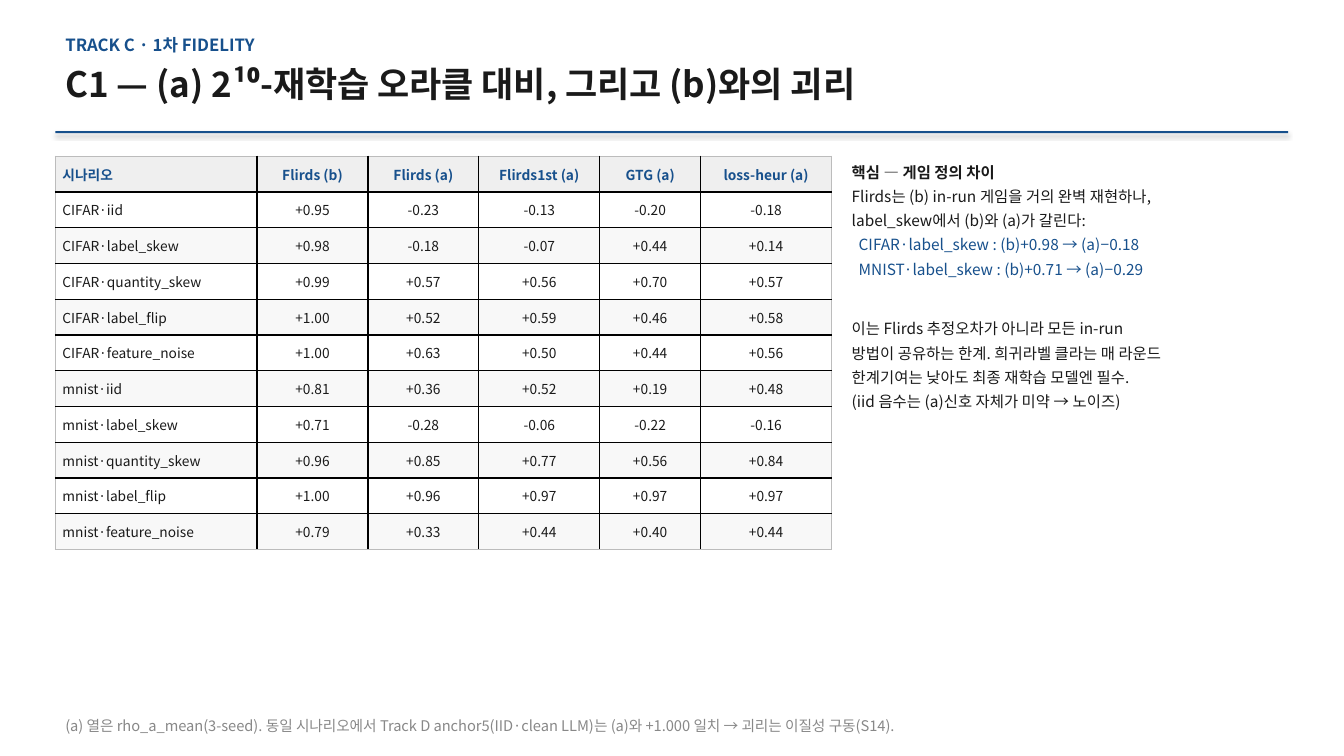
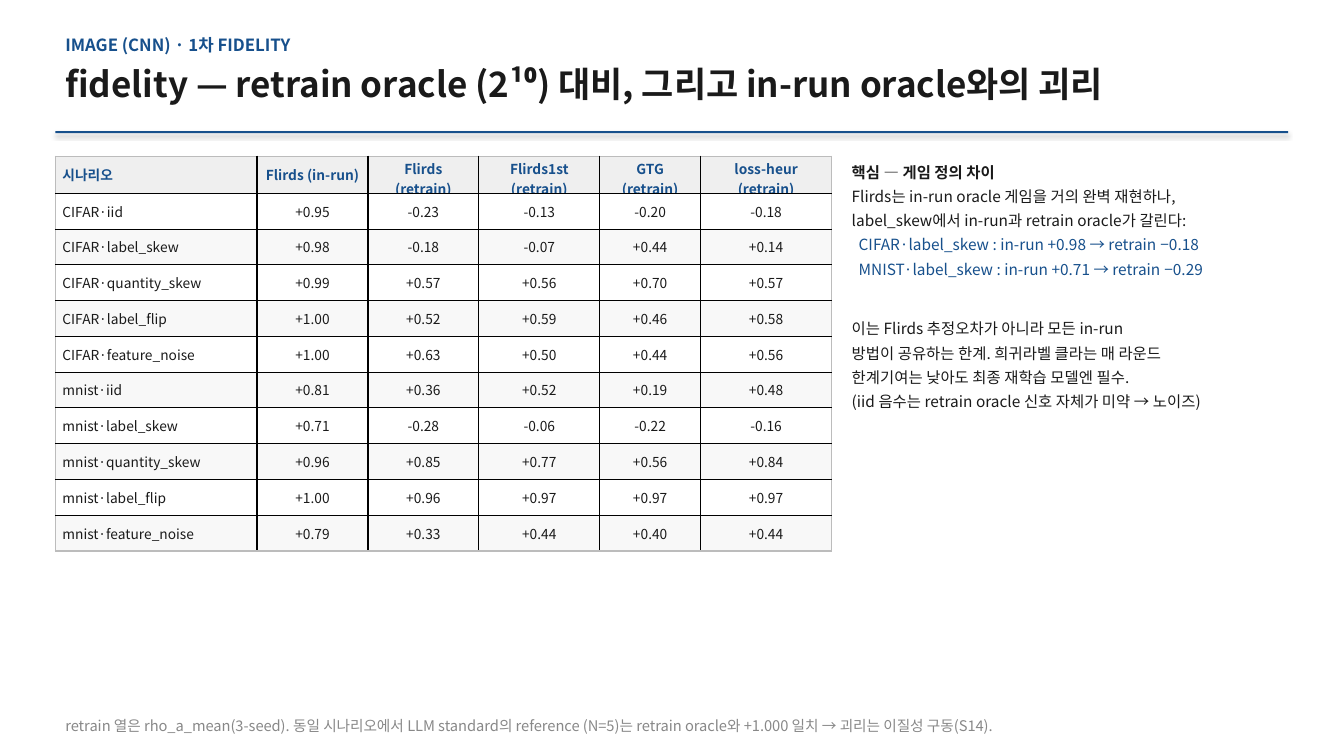
Before and after one commit to YongheeChoi/flirds, a slide deck: slide 7 of research-wiki/presentations/2026-06-results-report/flirds-results-2026-06.pptx. Drawn at 1344x756 pixels with LibreOffice and Linux fonts; fonts in the diff are those of the drawing. Boxes give left, top, right and bottom in pixels: in the first picture for what was removed or moved away, otherwise in the second. Text is boxed around its words. In the diff, an @@ line names an element or a change of style, - is before the commit and + after.

```diff
--- a/research-wiki/presentations/2026-06-results-report/flirds-results-2026-06.pptx
+++ b/research-wiki/presentations/2026-06-results-report/flirds-results-2026-06.pptx
@@ text at [65,37,291,55]: text changed @@
-TRACK C · 1차 FIDELITY
+IMAGE (CNN) · 1차 FIDELITY
@@ text at [65,67,1103,105]: text changed @@
-C1 — (a) 2¹⁰-재학습 오라클 대비, 그리고 (b)와의 괴리
+fidelity — retrain oracle (2¹⁰) 대비, 그리고 in-run oracle와의 괴리
@@ table at [55,156,832,549] @@
-row 1: 시나리오 | Flirds (b) | Flirds (a) | Flirds1st (a) | GTG (a) | loss-heur (a)
+row 1: 시나리오 | Flirds (in-run) | Flirds (retrain) | Flirds1st (retrain) | GTG (retrain) | loss-heur (retrain)
@@ text at [852,189,1203,277]: text changed @@
-Flirds는 (b) in-run 게임을 거의 완벽 재현하나,
-label_skew에서 (b)와 (a)가 갈린다:
-CIFAR·label_skew : (b)+0.98 → (a)−0.18
-MNIST·label_skew : (b)+0.71 → (a)−0.29
+Flirds는 in-run oracle 게임을 거의 완벽 재현하나,
+label_skew에서 in-run과 retrain oracle가 갈린다:
+CIFAR·label_skew : in-run +0.98 → retrain −0.18
+MNIST·label_skew : in-run +0.71 → retrain −0.29
@@ text at [852,394,1201,410]: text changed @@
-(iid 음수는 (a)신호 자체가 미약 → 노이즈)
+(iid 음수는 retrain oracle 신호 자체가 미약 → 노이즈)
@@ text at [65,719,993,734]: text changed @@
-(a) 열은 rho_a_mean(3-seed). 동일 시나리오에서 Track D anchor5(IID·clean LLM)는 (a)와 +1.000 일치 → 괴리는 이질성 구동(S14).
+retrain 열은 rho_a_mean(3-seed). 동일 시나리오에서 LLM standard의 reference (N=5)는 retrain oracle와 +1.000 일치 → 괴리는 이질성 구동(S14).
```
Also in this commit, not shown: 15 other slides changed, 18 other files.
